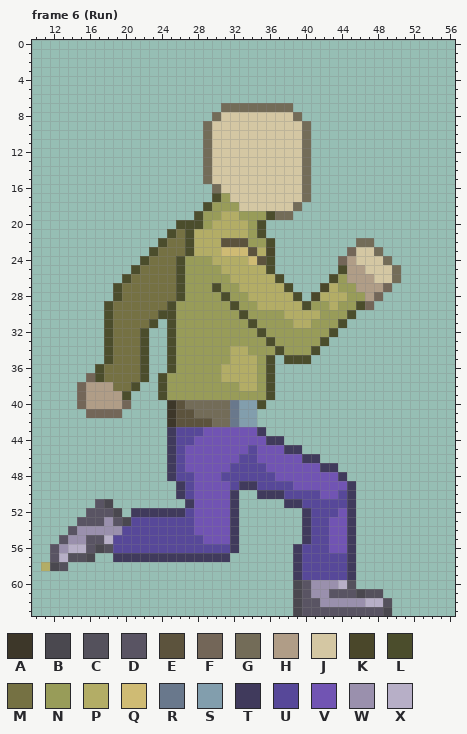
A pixel-art file gets an edit: Workfiles/newCharacter.aseprite. The first picture shows the starting point.
64x64 pixels, 13 frames. Colours within 5 levels of each other are drawn and written as one. Shown: frame 6 (Run): x 10..56, y 0..63. The commit also changed other frames, which this record leaves out.
Visible layers, top first: "hat", "Jacket", "Skin", "trousers", "shoes", "newPosition", "background".
Palette (. is transparent): A #3d3729  B #4a484f  C #54515c  D #595463  E #5c533d  F #736658  G #736c58  H #b09d87  J #d4c7a3  K #4a472a  L #4b4d2c  M #757143  N #989c59  P #b3ad66  Q #cfbb74  R #69788c  S #829ead  T #403a5c  U #574899  V #7154b3  W #9a90ad  X #b7afc7
Pixels before, frame 6 (Run) (only the part around the change), first column x 16:
 0 .......................................
 1 .......................................
 2 .......................................
 3 .......................................
 4 .......................................
 5 .......................................
 6 .......................................
 7 ...............GGGGGGGG................
 8 ..............GJJJJJJJJG...............
 9 .............GJJJJJJJJJJG..............
10 .............GJJJJJJJJJJG..............
11 .............GJJJJJJJJJJG..............
12 .............GJJJJJJJJJJG..............
13 .............GJJJJJJJJJJG..............
14 .............GJJJJJJJJJJG..............
15 .............GJJJJJJJJJJG..............
16 ..............GJJJJJJJJJG..............
17 ..............LNJJJJJJJJG..............
18 .............LNNNJJJJJJG...............
19 ............LNNPPNNNLGG................
20 ..........LLLNPPPPNL...................
21 .........LMLPPPPPPNL...................
22 ........LMMLPPPEEENNL.........GG.......
23 .......LMMMLPPPQQQEPK........FJJG......
24 ......LMMMLNNNPPPPQEL.......FHJJJG.....
25 .....LMMMMLNNNNPPPPPL.......LHHJJJG....
Once edited:
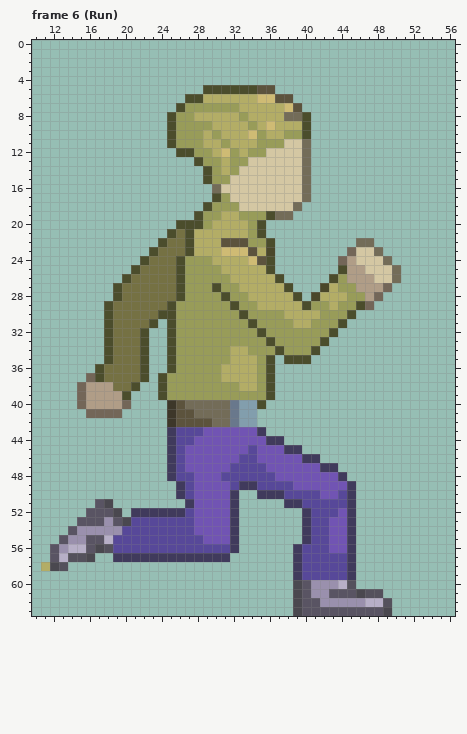
The commit says: hat anim done
Difference:
Frame 6 (Run), layer "hat":
Colour E now appears in row 5 at x 35 to 36; in row 6 at x 37 to 38; in row 7 at x 39.
The author changed colour J to colour G in row 8 at x 38.
Colour L now appears in row 5 at x 29 to 34; in row 6 at x 27 to 28; in row 7 at x 26; in row 8 at x 25 and 40; in rows 9 to 11 at x 25; in row 12 at x 26 to 27.
Colour L now appears in row 13 at x 28.
The author changed colour G to colour L in rows 9 to 10 at x 40; in rows 14 to 15 at x 29.
Colour N now appears in row 7 at x 27 to 30; in row 8 at x 26 to 27; in rows 9 to 11 at x 26 to 28; in row 12 at x 28.
The author changed colour G to colour N in row 7 at x 31 to 32; in row 9 at x 29; in rows 12 to 13 at x 29.
The author changed colour J to colour N in row 8 at x 33; in row 9 at x 34; in row 10 at x 30, 35 and 38 to 39; in row 11 at x 31 and 35 to 37; in row 12 at x 32 and 34 to 35; in row 13 at x 30 and 32 to 33.
The author changed colour J to colour N in row 14 at x 30 and 32; in row 15 at x 30 to 31.
Colour P now appears in row 6 at x 29 to 34; in row 8 at x 28 to 29.
The author changed colour G to colour P in row 7 at x 33 to 37; in row 8 at x 30; in rows 10 to 11 at x 29.
The author changed colour J to colour P in row 8 at x 31 to 32 and 34 to 37; in row 9 at x 30 to 33, 35 and 37 to 39; in row 10 at x 31 to 33 and 36 to 37; in row 11 at x 30 and 32 to 34; in row 12 at x 30 and 33; in rows 13 to 14 at x 31.
Colour Q now appears in row 6 at x 35 to 36.
The author changed colour G to colour Q in row 7 at x 38.
The author changed colour J to colour Q in row 9 at x 36; in row 10 at x 34; in row 12 at x 31.
Boxes around the changes in both pictures, in picture pixels (x1, y1, x2, y2):
changed: (167, 85, 311, 184)
